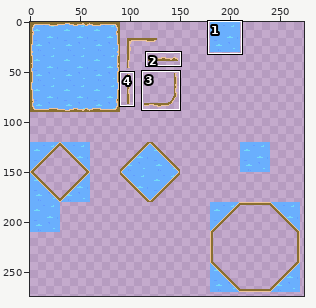
File history of a pixel-art file, Assets/Art/Source/Water.ase. Above, an overview of the earlier version with the close-up marked.
Close-up. Old version:
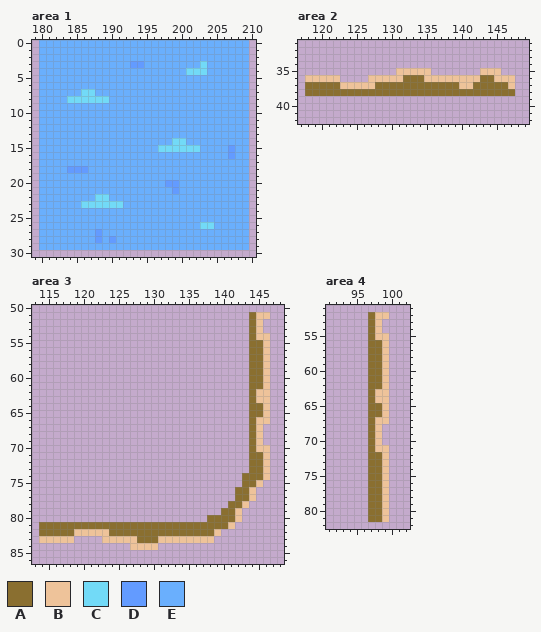
300x300 pixels, 1 frame. Shown: area 1: x 179..210, y 0..30; area 2: x 117..149, y 31..42; area 3: x 113..148, y 50..86; area 4: x 91..102, y 51..82. The wide view leaves out empty margins. The commit also changed other parts of the picture, which this record leaves out.
Palette (. is transparent): A #8a6f30  B #eec39a  C #72daf7  D #639bff  E #6aaffd
Once edited:
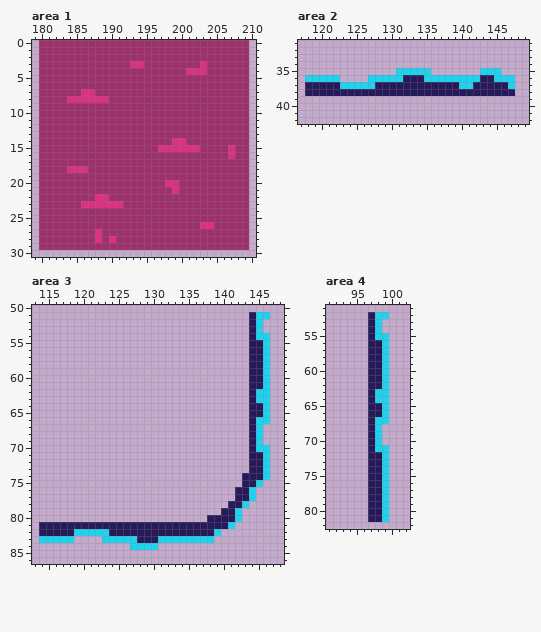
What changed:
layer "Layer" added
layer "Regular" removed
layer "Corners" removed
@@ palette @@
-A #8a6f30
+A #261a5a
-B #eec39a
+B #1fd2ed
-C #72daf7
+C #da3182
-E #6aaffd
+E #9e316b
--- area 1, layer "Layer"
@@ x 191..196 @@
  2 EEEEEE
- 3 EEDDEE
+ 3 EECCEE
  4 EEEEEE
@@ x 179..210 @@
 14 .EEEEEEEEEEEEEEEEEEECCEEEEEEEEE.
-15 .EEEEEEEEEEEEEEEEECCCCCCEEEEDEE.
-16 .EEEEEEEEEEEEEEEEEEEEEEEEEEEDEE.
+15 .EEEEEEEEEEEEEEEEECCCCCCEEEECEE.
+16 .EEEEEEEEEEEEEEEEEEEEEEEEEEECEE.
 17 .EEEEEEEEEEEEEEEEEEEEEEEEEEEEEE.
-18 .EEEEDDDEEEEEEEEEEEEEEEEEEEEEEE.
+18 .EEEECCCEEEEEEEEEEEEEEEEEEEEEEE.
 19 .EEEEEEEEEEEEEEEEEEEEEEEEEEEEEE.
-20 .EEEEEEEEEEEEEEEEEEDDEEEEEEEEEE.
-21 .EEEEEEEEEEEEEEEEEEEDEEEEEEEEEE.
+20 .EEEEEEEEEEEEEEEEEECCEEEEEEEEEE.
+21 .EEEEEEEEEEEEEEEEEEECEEEEEEEEEE.
 22 .EEEEEEEECCEEEEEEEEEEEEEEEEEEEE.
@@ x 186..192 @@
 26 EEEEEEE
-27 EEDEEEE
-28 EEDEDEE
+27 EECEEEE
+28 EECECEE
 29 EEEEEEE
Changed places in both close-ups, as pixel boxes (x1, y1, x2, y2):
changed: (39, 40, 249, 250)
changed: (305, 68, 515, 96)
changed: (39, 312, 270, 550)
changed: (368, 312, 389, 522)
